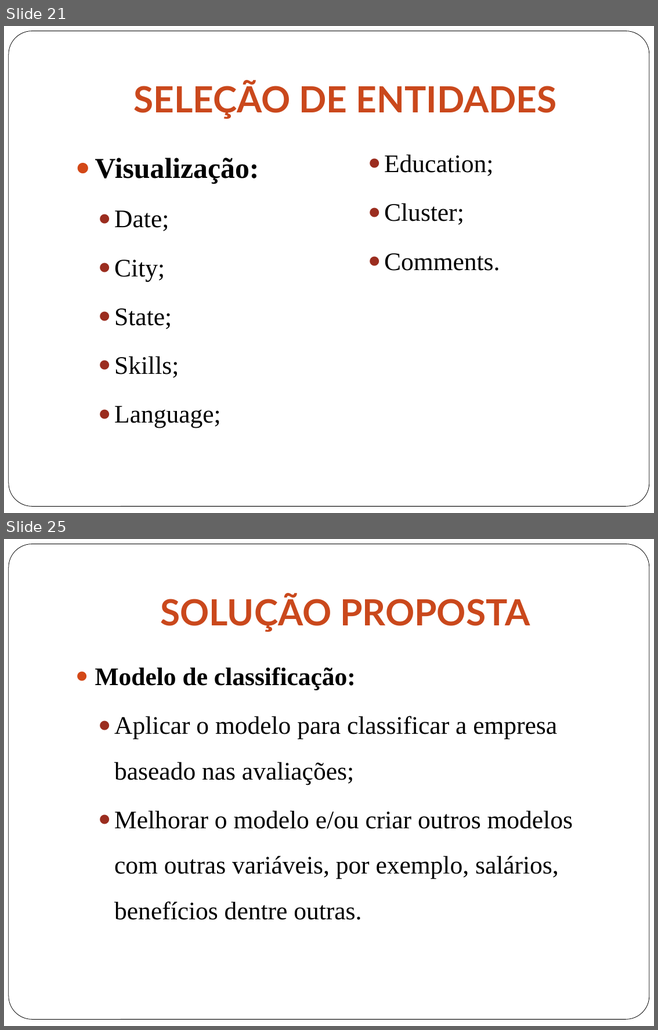
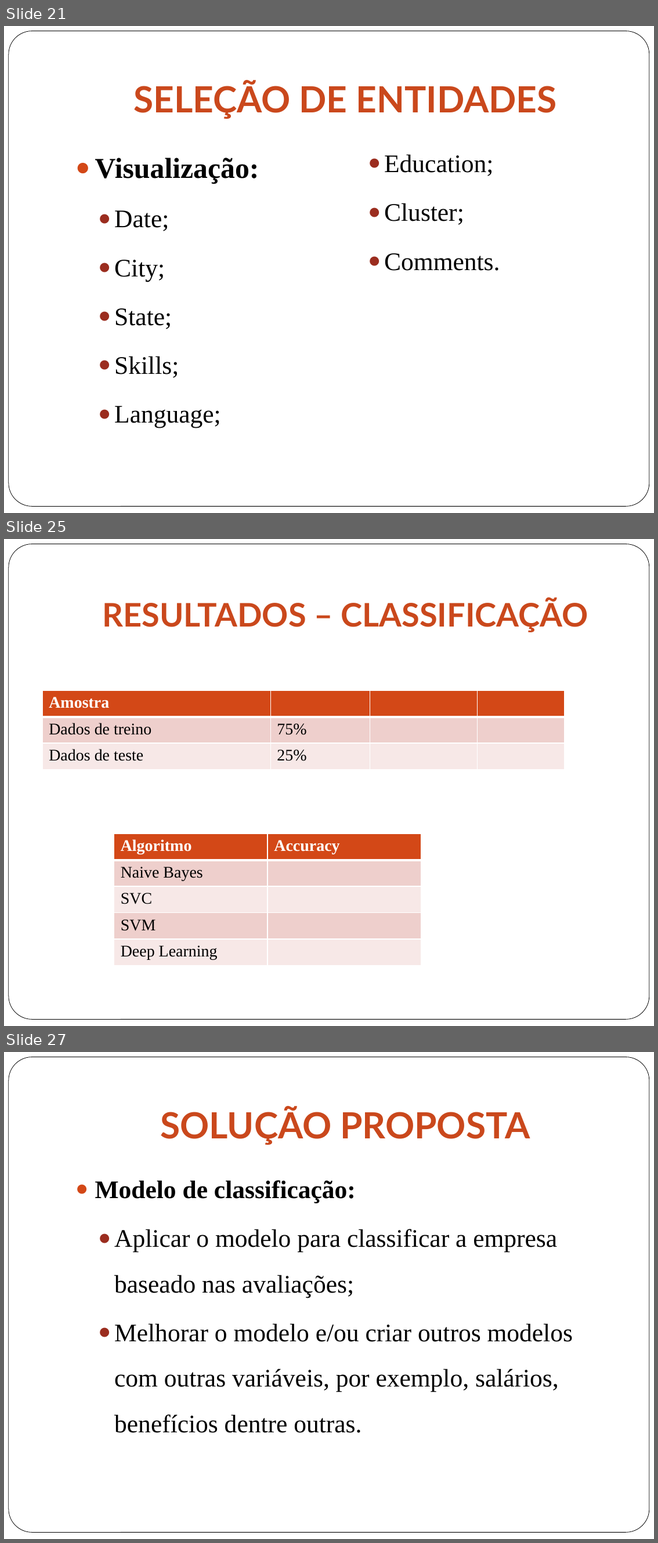
Before and after one commit to gabriellimagomes15/dsa, a slide deck: Apresentacao.pptx. Shown one above the other, each under a label of ours: slides 21 and 25 before the commit, slides 21, 25 and 27 after it; the slides between them are not shown. The pictures are 658x1030 and 658x1543 pixels, drawn with LibreOffice and Linux fonts; fonts in the diff are those of the drawing. Boxes give left, top, right and bottom in pixels: in the first picture for what was removed or moved away, otherwise in the second. Text is boxed around its words. In the diff, an @@ line names an element or a change of style, - is before the commit and + after.

```diff
--- a/Apresentacao.pptx
+++ b/Apresentacao.pptx
@@ slide 25 added at (x1=4, y1=539, x2=654, y2=1026), background #FFFFFF; not listed: 1 template element that a slide beside it also shows @@
@@ title added at (x1=102, y1=598, x2=587, y2=632), 36 pt, text gradient #622410 to #CA481C to #BC431A, bold @@
+RESULTADOS – CLASSIFICAÇÃO
@@ table added at (x1=42, y1=690, x2=564, y2=770), 3 rows, 4 columns @@
+Amostra |  |  | 
+Dados de treino | 75% |  | 
+Dados de teste | 25% |  | 
@@ table added at (x1=114, y1=834, x2=420, y2=966), 5 rows, 2 columns @@
+Algoritmo | Accuracy
+Naive Bayes | 
+SVC | 
+SVM | 
+Deep Learning | 
@@ what was slide 25 is now slide 27 @@
```
Also in this commit, not shown: 7 slides changed, 2 other slides added, 1 slide removed, 2 other files.
